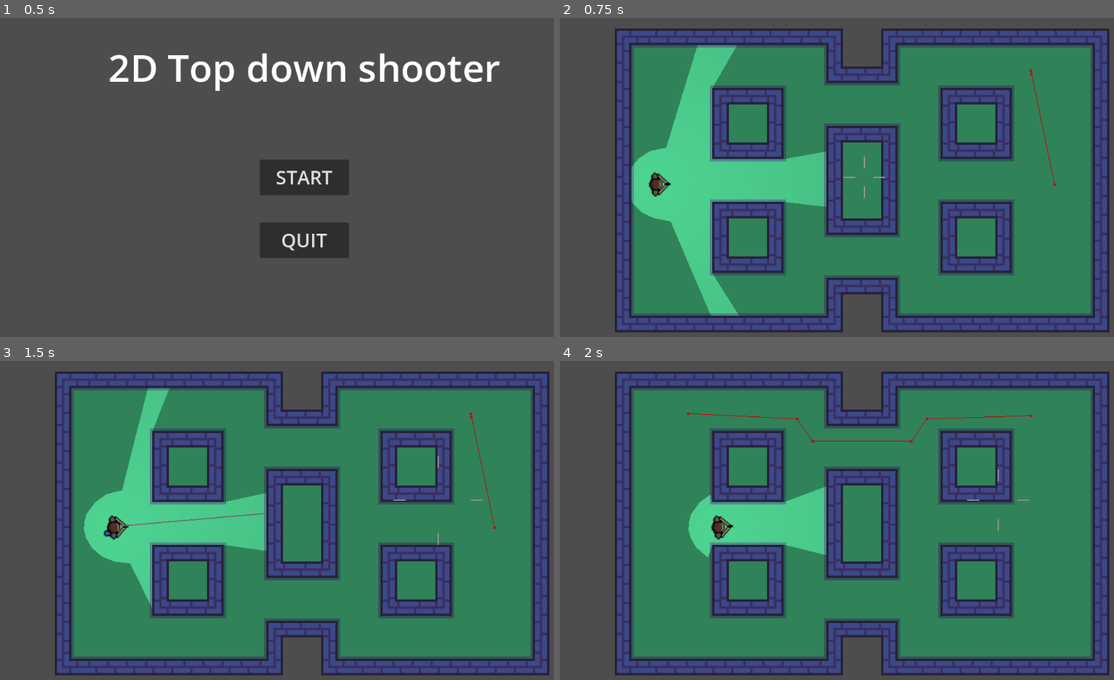
Above: before the commit, frames 1-4 (two rows, left to right).
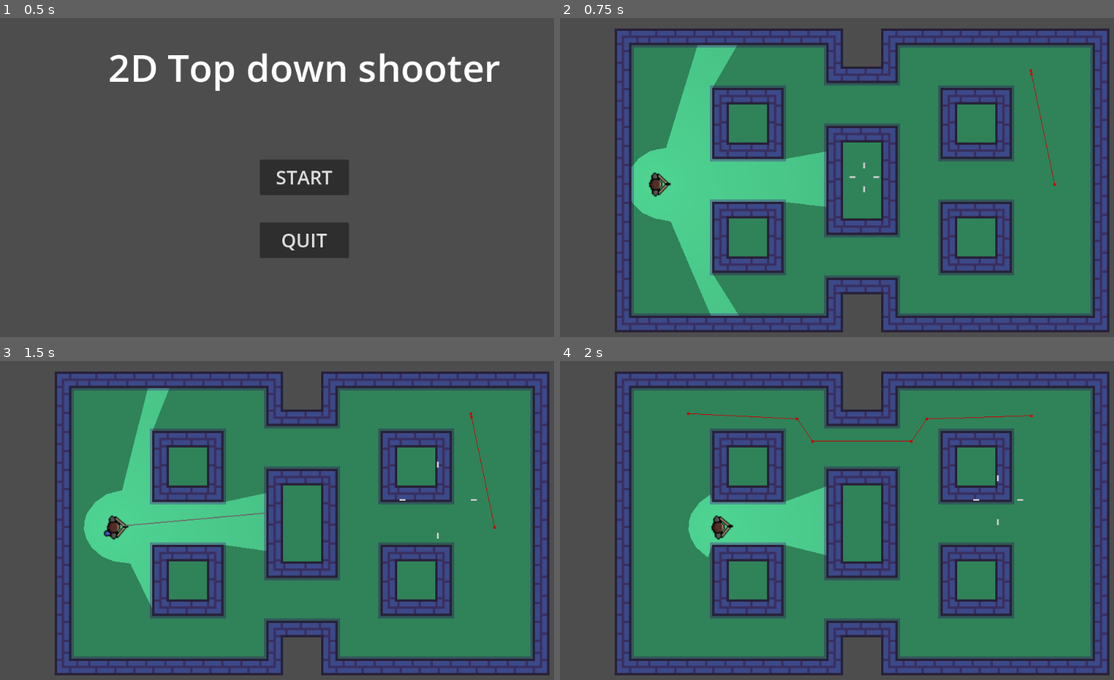
Above: after the commit, the same moments.

Repository: Odraz/clean-sweep
Game: Godot game, scene res://main.tscn
The game is run twice, just before and just after one commit, with the same random seed, the same clock (stepped at 60 frames per second) and the same inputs.
Inputs (mouse positions are in pixels of both pictures, inside the frame that each line leads up to):
- Up to frame 1 (0.5 s): no input
- Up to frame 2 (0.75 s): click "START" at 0.5 s
- Up to frame 3 (1.5 s): tap Enter at 1.25 s; move the mouse to (437, 501) at 1.27 s; hold D (move_right) from 1.28 s (still down); click (437, 501) at 1.35 s
- Up to frame 4 (2 s): keep holding D (move_right)

Frame 1 is identical in both runs. In frame 2, less than 0.1% of the frame differs, in the area x 51-59%, y 43-57%; in frame 3, less than 0.1%, in the area x 22-88%, y 29-58%; in frame 4, less than 0.1%.

Commit message:
Crosshair line as a seperate scene

Diff:
--- a/crosshair.tscn
+++ b/crosshair.tscn
@@ -1,101 +1,26 @@
-[gd_scene load_steps=5 format=3 uid="uid://cpgffmrxk8qoh"]
+[gd_scene load_steps=3 format=3 uid="uid://cpgffmrxk8qoh"]
 
 [ext_resource type="Script" path="res://crosshair.gd" id="1_224dr"]
-
-[sub_resource type="Animation" id="Animation_ax6ho"]
-length = 0.001
-tracks/0/type = "value"
-tracks/0/imported = false
-tracks/0/enabled = true
-tracks/0/path = NodePath(".:position")
-tracks/0/interp = 1
-tracks/0/loop_wrap = true
-tracks/0/keys = {
-"times": PackedFloat32Array(0),
-"transitions": PackedFloat32Array(1),
-"update": 0,
-"values": [Vector2(15, 0)]
-}
-
-[sub_resource type="Animation" id="Animation_3gu8b"]
-resource_name = "move"
-tracks/0/type = "value"
-tracks/0/imported = false
-tracks/0/enabled = true
-tracks/0/path = NodePath(".:position")
-tracks/0/interp = 1
-tracks/0/loop_wrap = true
-tracks/0/keys = {
-"times": PackedFloat32Array(0, 1),
-"transitions": PackedFloat32Array(1, 1),
-"update": 0,
-"values": [Vector2(60, 0), Vector2(15, 0)]
-}
-
-[sub_resource type="AnimationLibrary" id="AnimationLibrary_bxr3r"]
-_data = {
-"RESET": SubResource("Animation_ax6ho"),
-"move": SubResource("Animation_3gu8b")
-}
+[ext_resource type="PackedScene" uid="uid://cmfwe8iyfa7xo" path="res://crosshair_line.tscn" id="2_m4px4"]
 
 [node name="Crosshair" type="Node2D"]
 script = ExtResource("1_224dr")
 
 [node name="Pivot" type="Node2D" parent="."]
 
-[node name="Line2D" type="Line2D" parent="Pivot"]
-position = Vector2(15, 0)
-points = PackedVector2Array(0, 0, 20, 0)
-width = 2.0
-default_color = Color(0.737193, 0.737193, 0.737193, 1)
-
-[node name="AnimationPlayer" type="AnimationPlayer" parent="Pivot/Line2D"]
-libraries = {
-"": SubResource("AnimationLibrary_bxr3r")
-}
-speed_scale = 5.0
+[node name="Line2D" parent="Pivot" instance=ExtResource("2_m4px4")]
 
 [node name="Pivot2" type="Node2D" parent="."]
 rotation = 1.5708
 
-[node name="Line2D" type="Line2D" parent="Pivot2"]
-position = Vector2(15, 0)
-points = PackedVector2Array(0, 0, 20, 0)
-width = 2.0
-default_color = Color(0.737193, 0.737193, 0.737193, 1)
-
-[node name="AnimationPlayer" type="AnimationPlayer" parent="Pivot2/Line2D"]
-libraries = {
-"": SubResource("AnimationLibrary_bxr3r")
-}
-speed_scale = 5.0
+[node name="Line2D" parent="Pivot2" instance=ExtResource("2_m4px4")]
 
 [node name="Pivot3" type="Node2D" parent="."]
 rotation = -3.14159
 
-[node name="Line2D" type="Line2D" parent="Pivot3"]
-position = Vector2(15, 0)
-points = PackedVector2Array(0, 0, 20, 0)
-width = 2.0
-default_color = Color(0.737193, 0.737193, 0.737193, 1)
-
-[node name="AnimationPlayer" type="AnimationPlayer" parent="Pivot3/Line2D"]
-libraries = {
-"": SubResource("AnimationLibrary_bxr3r")
-}
-speed_scale = 5.0
+[node name="Line2D" parent="Pivot3" instance=ExtResource("2_m4px4")]
 
 [node name="Pivot4" type="Node2D" parent="."]
 rotation = 4.71239
 
-[node name="Line2D" type="Line2D" parent="Pivot4"]
-position = Vector2(15, 0)
-points = PackedVector2Array(0, 0, 20, 0)
-width = 2.0
-default_color = Color(0.737193, 0.737193, 0.737193, 1)
-
-[node name="AnimationPlayer" type="AnimationPlayer" parent="Pivot4/Line2D"]
-libraries = {
-"": SubResource("AnimationLibrary_bxr3r")
-}
-speed_scale = 5.0
+[node name="Line2D" parent="Pivot4" instance=ExtResource("2_m4px4")]
--- /dev/null
+++ b/crosshair_line.tscn
@@ -0,0 +1,48 @@
+[gd_scene load_steps=4 format=3 uid="uid://cmfwe8iyfa7xo"]
+
+[sub_resource type="Animation" id="Animation_ax6ho"]
+length = 0.001
+tracks/0/type = "value"
+tracks/0/imported = false
+tracks/0/enabled = true
+tracks/0/path = NodePath(".:position")
+tracks/0/interp = 1
+tracks/0/loop_wrap = true
+tracks/0/keys = {
+"times": PackedFloat32Array(0),
+"transitions": PackedFloat32Array(1),
+"update": 0,
+"values": [Vector2(15, 0)]
+}
+
+[sub_resource type="Animation" id="Animation_3gu8b"]
+resource_name = "move"
+tracks/0/type = "value"
+tracks/0/imported = false
+tracks/0/enabled = true
+tracks/0/path = NodePath(".:position")
+tracks/0/interp = 1
+tracks/0/loop_wrap = true
+tracks/0/keys = {
+"times": PackedFloat32Array(0, 1),
+"transitions": PackedFloat32Array(1, 1),
+"update": 0,
+"values": [Vector2(60, 0), Vector2(15, 0)]
+}
+
+[sub_resource type="AnimationLibrary" id="AnimationLibrary_bxr3r"]
+_data = {
+"RESET": SubResource("Animation_ax6ho"),
+"move": SubResource("Animation_3gu8b")
+}
+
+[node name="Line2D" type="Line2D"]
+position = Vector2(15, 0)
+points = PackedVector2Array(0, 0, 10, 0)
+width = 3.0
+
+[node name="AnimationPlayer" type="AnimationPlayer" parent="."]
+libraries = {
+"": SubResource("AnimationLibrary_bxr3r")
+}
+speed_scale = 5.0
--- a/player.gd
+++ b/player.gd
@@ -15,7 +15,7 @@
 	move_player(delta)
 
 	if Input.is_action_just_pressed("shoot_gun"):
-		$Handgun.shoot(position, get_global_mouse_position(), 500, PI / 32)
+		$Handgun.shoot(position, get_global_mouse_position(), 500, PI / 22)
 		$Crosshair.fire(1)
 
 func move_player(_delta: float):
Not shown, changed: export_presets.cfg
